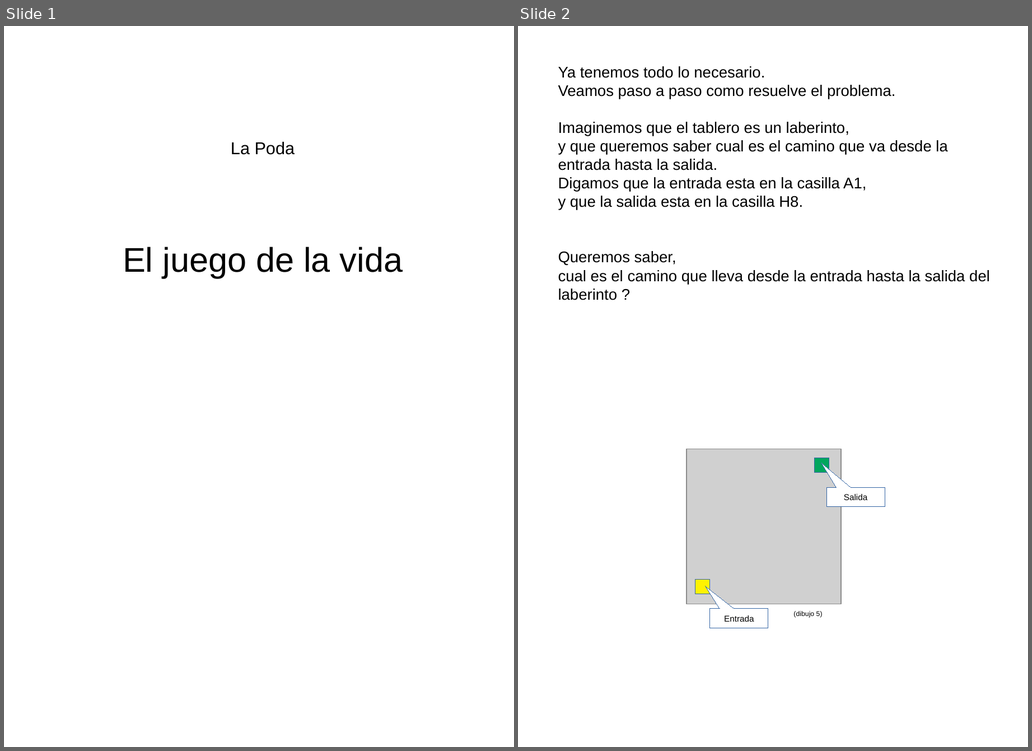
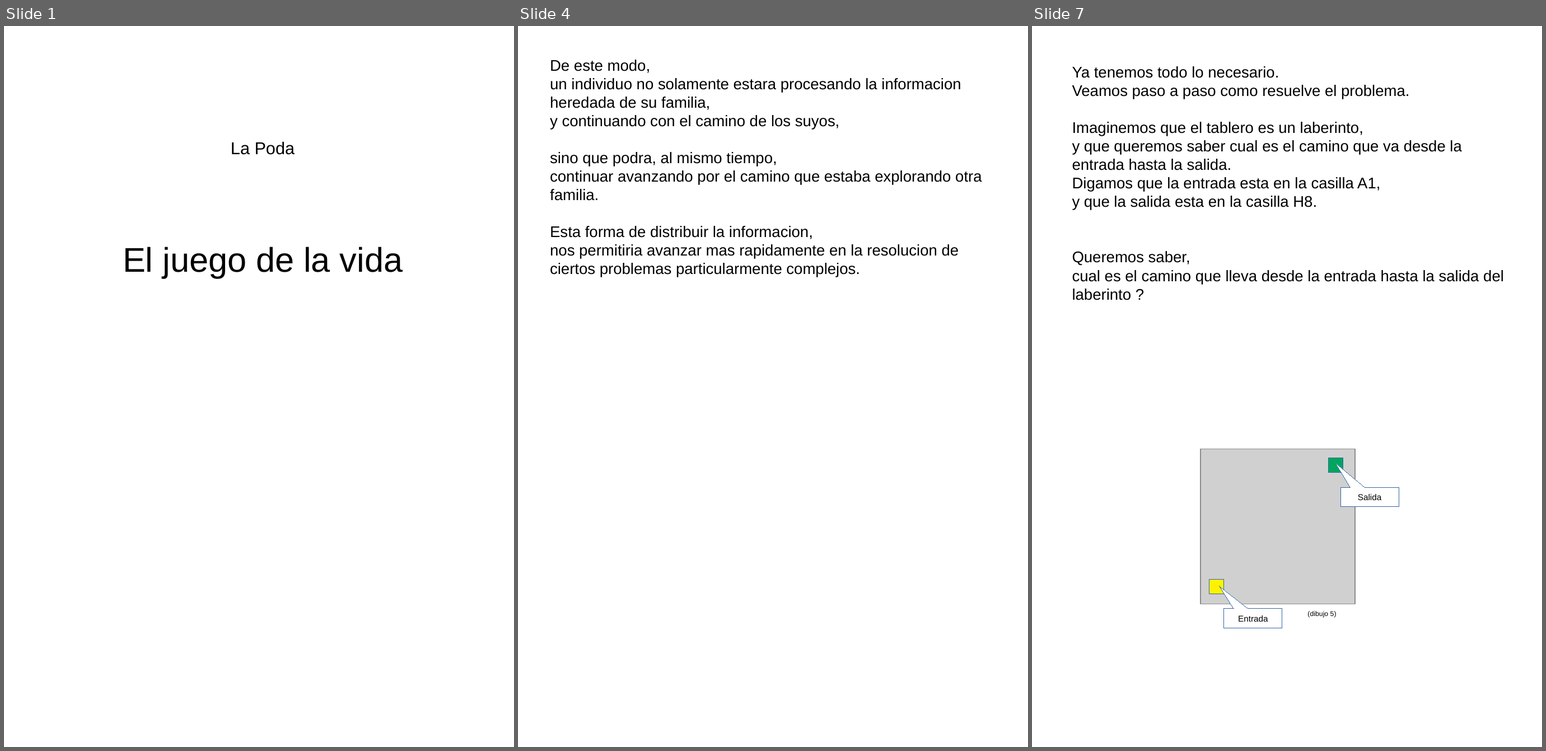
Before and after one commit to fabhrius/La-Cosa, a slide deck: capitulos/Poda/La Poda.odp. Shown side by side, each under a label of ours: slides 1 and 2 before the commit, slides 1, 4 and 7 after it; the slides between them are not shown. The pictures are 1032x751 and 1546x751 pixels, drawn with LibreOffice and Linux fonts; fonts in the diff are those of the drawing; grey boxes stand for pictures. Boxes give left, top, right and bottom in pixels: in the first picture for what was removed or moved away, otherwise in the second. Text is boxed around its words. In the diff, an @@ line names an element or a change of style, - is before the commit and + after.

```diff
--- a/capitulos/Poda/La Poda.odp
+++ b/capitulos/Poda/La Poda.odp
@@ slide 4 added at (x1=518, y1=26, x2=1028, y2=747), background #FFFFFF @@
@@ text added at (x1=550, y1=60, x2=982, y2=277), 18 pt, text #000000 @@
+De este modo,
+un individuo no solamente estara procesando la informacion heredada de su familia,
+y continuando con el camino de los suyos,
+sino que podra, al mismo tiempo,
+continuar avanzando por el camino que estaba explorando otra familia.
+Esta forma de distribuir la informacion,
+nos permitiria avanzar mas rapidamente en la resolucion de ciertos problemas particularmente complejos.
@@ what was slide 2 is now slide 7 @@
```
Also in this commit, not shown: 4 other slides added, 3 other files.
